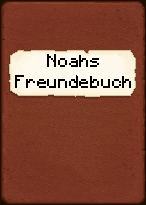
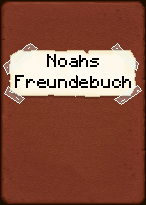
Layer changes from the first 146x205 image to the second:
showed "Ebene 5" over [3, 43, 142, 105]
